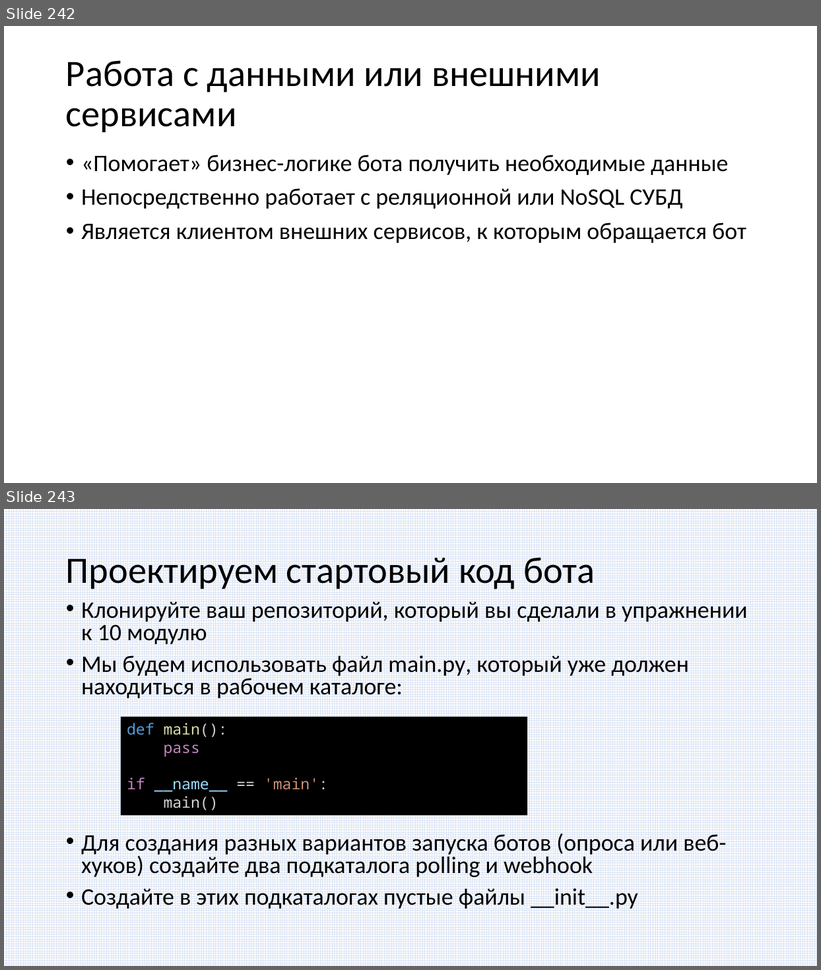
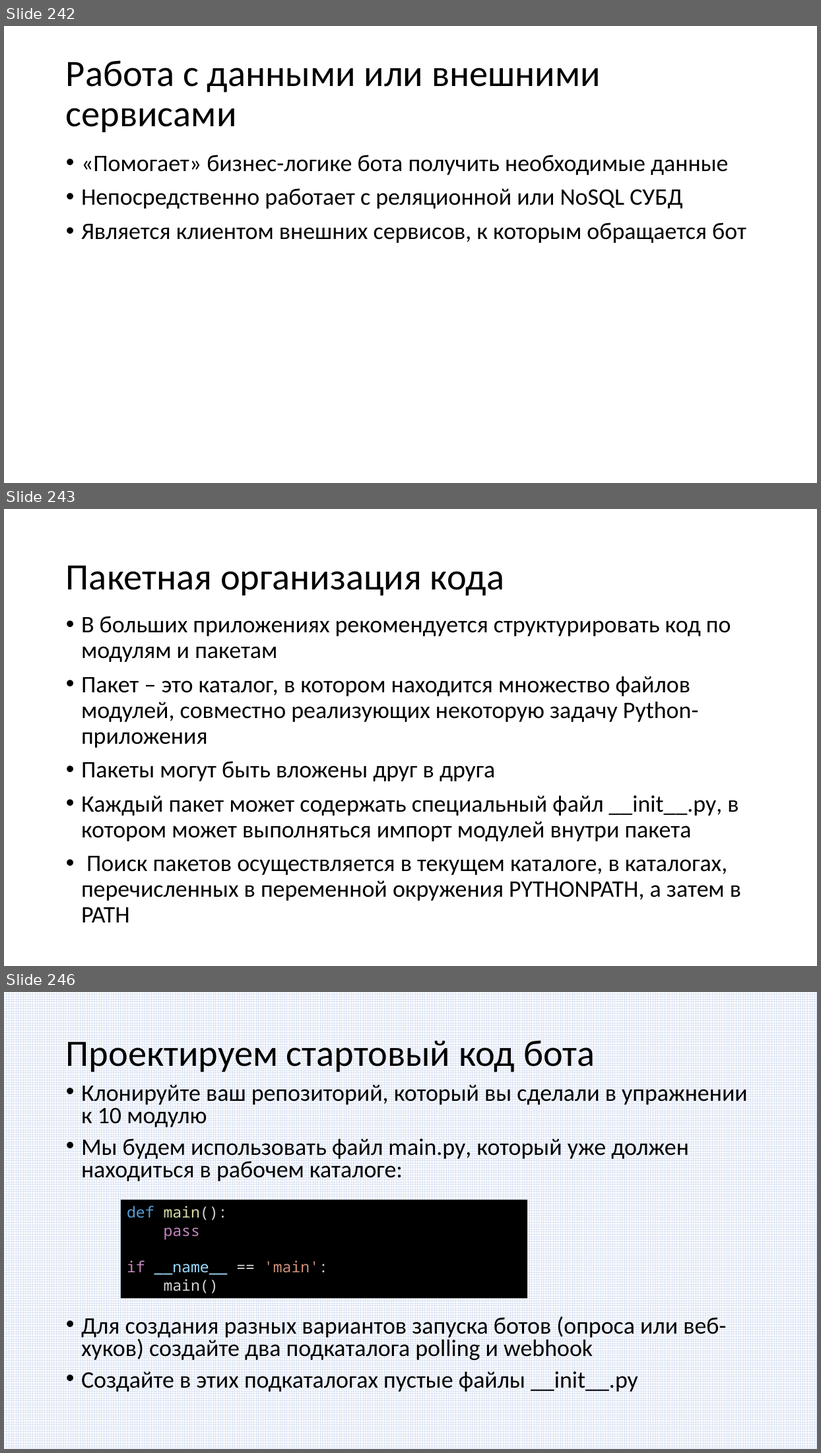
Before and after one commit to paveltsytovich/telegram-course, a slide deck: Presentation/Разработка ботов для телеграмм на Python.pptx. Shown one above the other, each under a label of ours: slides 242 and 243 before the commit, slides 242, 243 and 246 after it; the slides between them are not shown. The pictures are 821x970 and 821x1453 pixels, drawn with LibreOffice and Linux fonts; fonts in the diff are those of the drawing. Boxes give left, top, right and bottom in pixels: in the first picture for what was removed or moved away, otherwise in the second. Text is boxed around its words. In the diff, an @@ line names an element or a change of style, - is before the commit and + after.

Commit message:
пакетная организация кода

```diff
--- a/Presentation/Разработка ботов для телеграмм на Python.pptx
+++ b/Presentation/Разработка ботов для телеграмм на Python.pptx
@@ slide 243 added at [4, 509, 817, 966], background #FFFFFF @@
@@ title added at [66, 565, 504, 596], 44 pt, text #000000 @@
+Пакетная организация кода
@@ text added at [81, 616, 741, 923], 28 pt, text #000000 @@
+• В больших приложениях рекомендуется структурировать код по модулям и пакетам
+• Пакет – это каталог, в котором находится множество файлов модулей, совместно реализующих некоторую задачу Python-приложения
+• Пакеты могут быть вложены друг в друга
+• Каждый пакет может содержать специальный файл __init__.py, в котором может выполняться импорт модулей внутри пакета
+• Поиск пакетов осуществляется в текущем каталоге, в каталогах, перечисленных в переменной окружения PYTHONPATH, а затем в PATH
@@ what was slide 243 is now slide 246 @@
```
Also in this commit, not shown: 2 other slides added, 5 other files.
